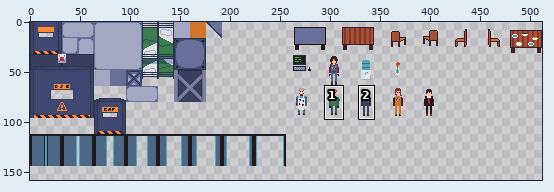
Two versions of one sprite sheet, resources/graficos/tileset.png. Above: a wide view before the commit, with the close-up outlined.
Close-up. Before the commit:
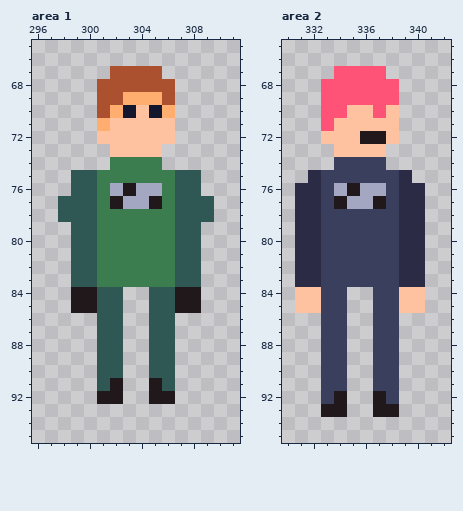
The file is 512x512 pixels. Shown: area 1: x 296..311, y 65..95; area 2: x 330..342, y 65..95. The wide view leaves out empty margins. The commit also changed other parts of the picture, which this record leaves out.
Now the later version:
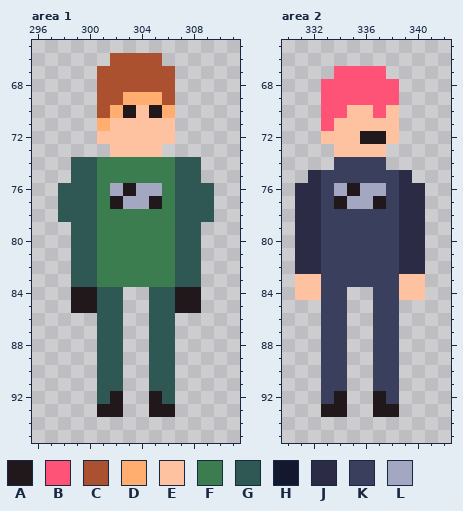
Palette (. is transparent): A #21181b  B #ff5277  C #ab5130  D #ffae70  E #ffc2a1  F #3b7d4f  G #2f5753  H #14182e  J #2b2b45  K #3a3f5e  L #a3a7c2
Difference:
{"where": "area 1"}
{"y":66,"x":302,"old":"....","new":"CCCC"}
{"y":67,"x":301,"old":".","new":"C"}
{"y":67,"x":306,"old":".","new":"C"}
{"y":70,"x":303,"old":"H","new":"A"}
{"y":70,"x":305,"old":"H","new":"A"}
{"y":74,"x":299,"old":"...","new":"GGF"}
{"y":74,"x":306,"old":"...","new":"FGG"}
{"y":76,"x":298,"old":".","new":"G"}
{"y":76,"x":309,"old":".","new":"G"}
{"y":91,"x":302,"old":"A","new":"G"}
{"y":91,"x":305,"old":"A","new":"G"}
{"y":92,"x":301,"old":"A","new":"G"}
{"y":92,"x":306,"old":"A","new":"G"}
{"y":93,"x":301,"old":"..","new":"AA"}
{"y":93,"x":305,"old":"..","new":"AA"}
{"where": "area 2"}
{"y":83,"x":331,"old":"JJ","new":"EE"}
{"y":83,"x":339,"old":"JJ","new":"EE"}
{"y":85,"x":331,"old":"EE","new":".."}
{"y":85,"x":339,"old":"EE","new":".."}
